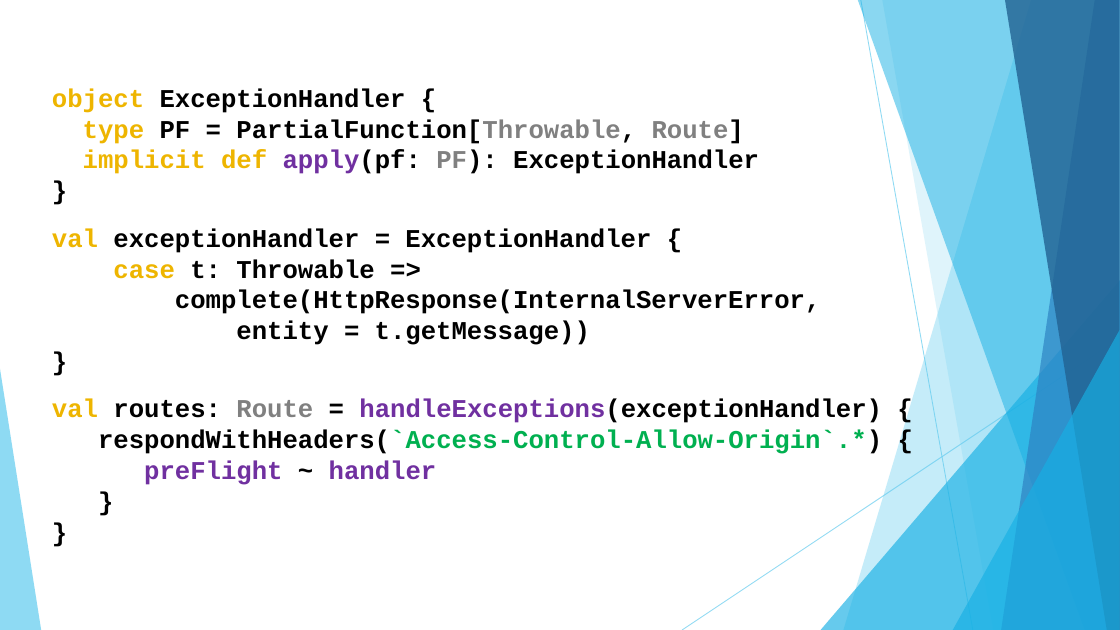
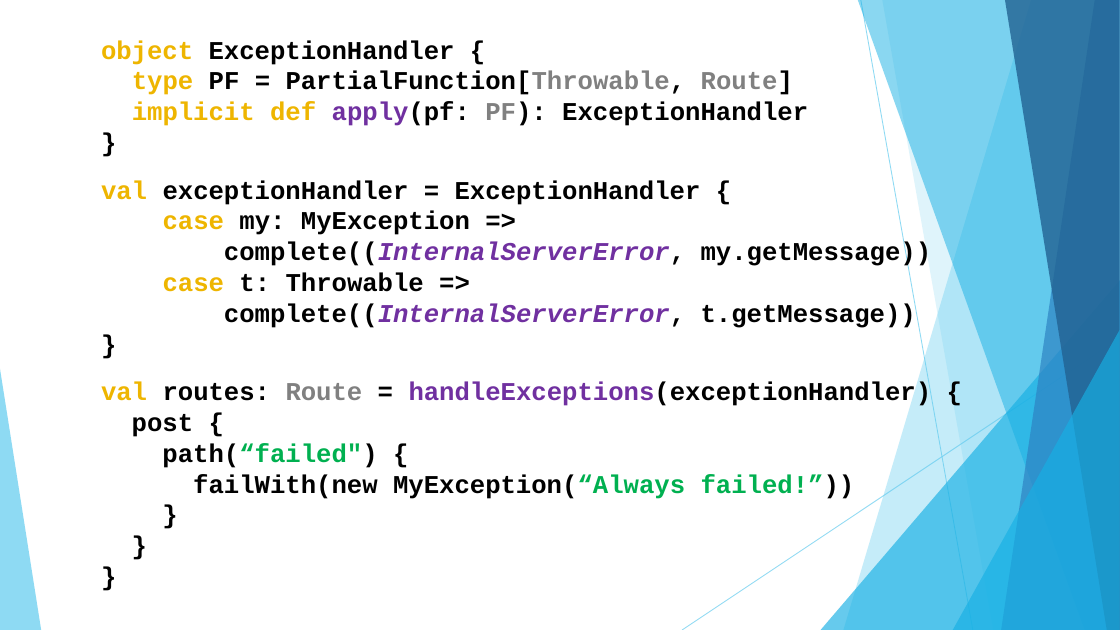
Before and after one commit to gmax-ws/akka-hhtp-microservice, a slide deck: slide 13 of presentation/reactive-microservice.pptx. Drawn at 1120x630 pixels with LibreOffice and Linux fonts; fonts in the diff are those of the drawing. Boxes give left, top, right and bottom in pixels: in the first picture for what was removed or moved away, otherwise in the second. Text is boxed around its words. In the diff, an @@ line names an element or a change of style, - is before the commit and + after.

```diff
--- a/presentation/reactive-microservice.pptx
+++ b/presentation/reactive-microservice.pptx
@@ text at (101, 40, 932, 499): paragraph added @@
+}
@@ text "object ExceptionHandler {": place and size @@
-text "object ExceptionHandler {" at (52, 88, 882, 485)
+text "object ExceptionHandler {" at (101, 40, 932, 499)
@@ text at (163, 211, 932, 268): paragraphs added @@
+case my: MyException =>
+complete((InternalServerError, my.getMessage))
@@ text at (224, 303, 916, 328): text changed @@
-complete(HttpResponse(InternalServerError,
-entity = t.getMessage))
+complete((InternalServerError, t.getMessage))
@@ text at (132, 414, 855, 499): text changed; text colour #00B050 to #000000 @@
-respondWithHeaders(`Access-Control-Allow-Origin`.*) {
-preFlight ~ handler
+post {
+path(“failed") {
+failWith(new MyException(“Always failed!”))
```
Also in this commit, not shown: 4 other slides changed, 12 other files.
